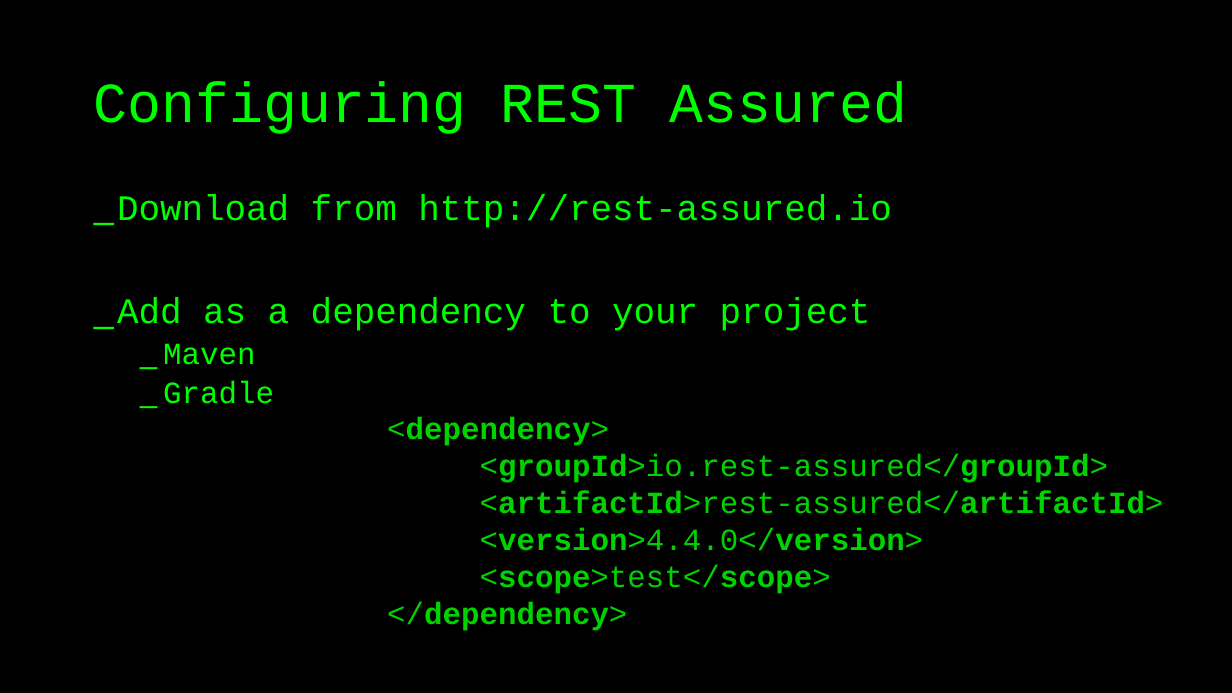
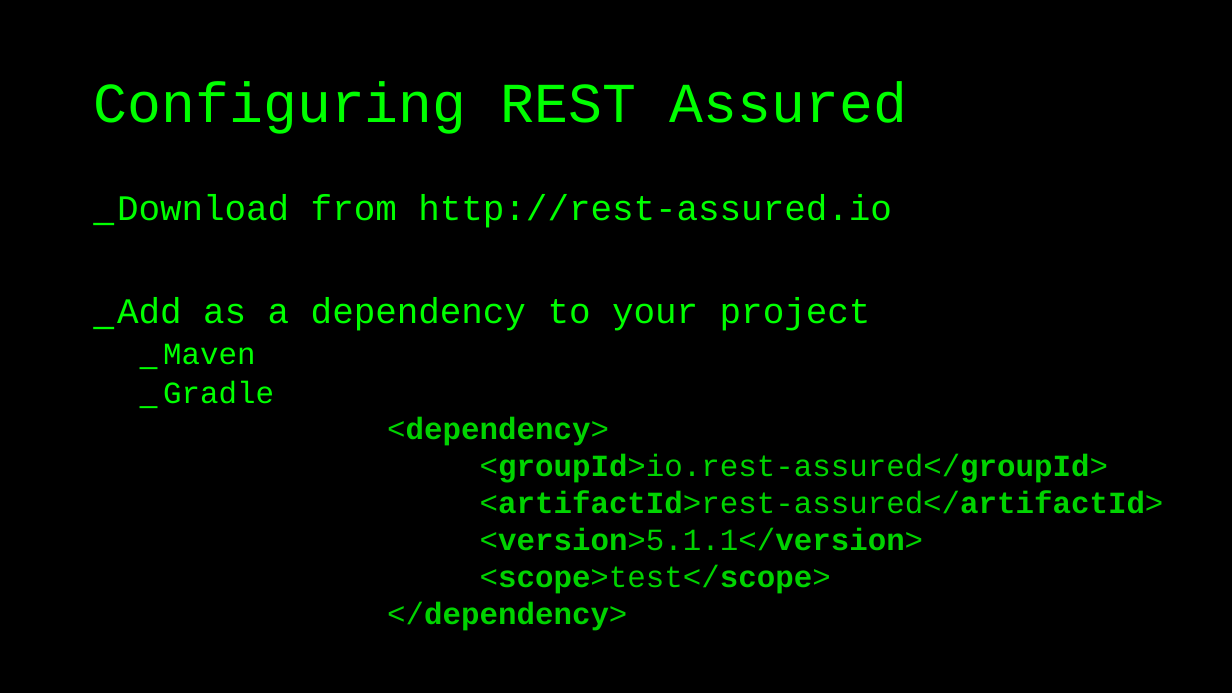
Before and after one commit to basdijkstra/rest-assured-workshop, a slide deck: slide 24 of RestAssuredWorkshop.pptx. Drawn at 1232x693 pixels with LibreOffice and Linux fonts; fonts in the diff are those of the drawing. Boxes give left, top, right and bottom in pixels: in the first picture for what was removed or moved away, otherwise in the second. Text is boxed around its words. In the diff, an @@ line names an element or a change of style, - is before the commit and + after.

```diff
--- a/RestAssuredWorkshop.pptx
+++ b/RestAssuredWorkshop.pptx
@@ text at (x1=480, y1=528, x2=924, y2=551): text changed @@
-<version>4.4.0</version>
+<version>5.1.1</version>
```
Also in this commit, not shown: 4 other slides changed, 1 slide removed, 2 other files.
